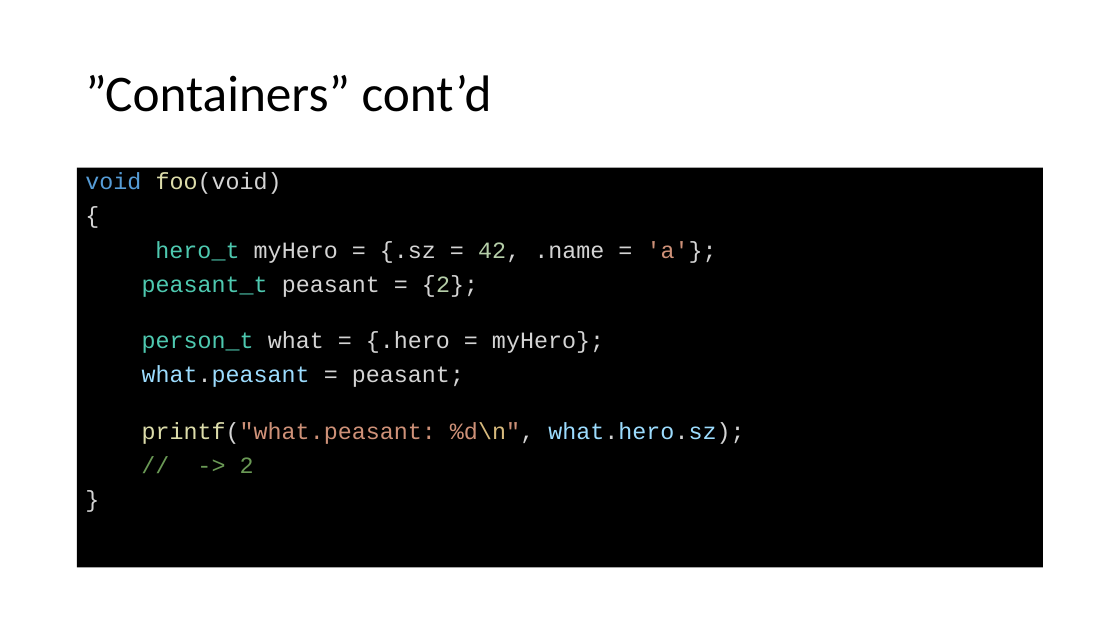
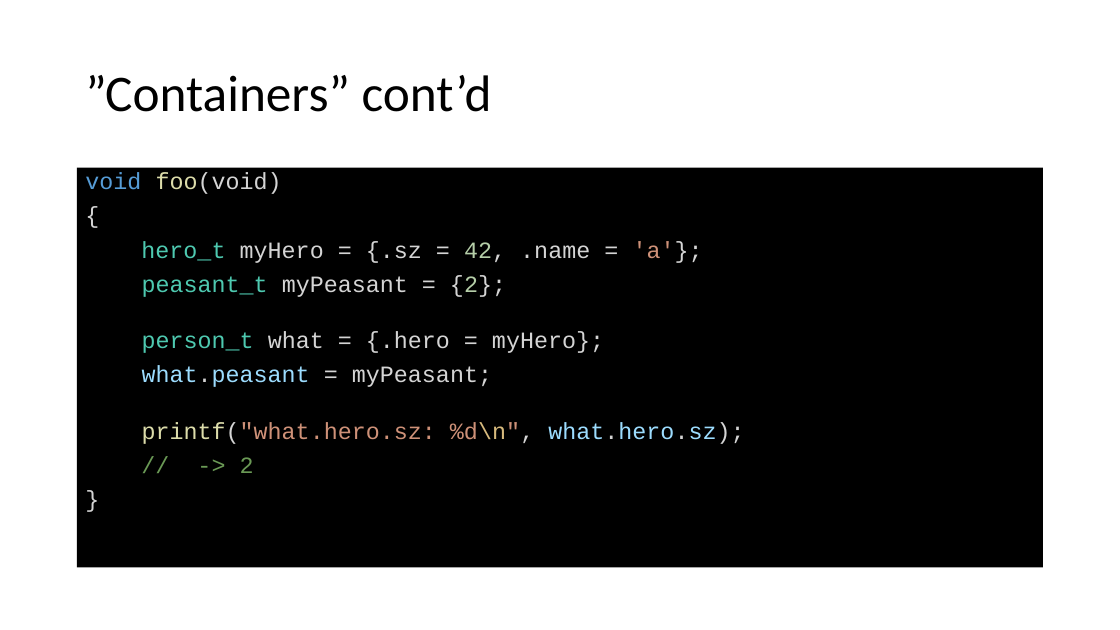
Before and after one commit to joelbygger/c_talk, a slide deck: slide 16 of presentation.pptx. Drawn at 1120x630 pixels with LibreOffice and Linux fonts; fonts in the diff are those of the drawing. Boxes give left, top, right and bottom in pixels: in the first picture for what was removed or moved away, otherwise in the second. Text is boxed around its words. In the diff, an @@ line names an element or a change of style, - is before the commit and + after.

```diff
--- a/presentation.pptx
+++ b/presentation.pptx
@@ text at (142,275,506,297): text changed @@
-peasant_t peasant = {2};
+peasant_t myPeasant = {2};
@@ text at (142,365,744,444): text changed @@
-what.peasant = peasant;
-printf("what.peasant: %d\n", what.hero.sz);
+what.peasant = myPeasant;
+printf("what.hero.sz: %d\n", what.hero.sz);
```
Also in this commit, not shown: 9 other slides changed.
